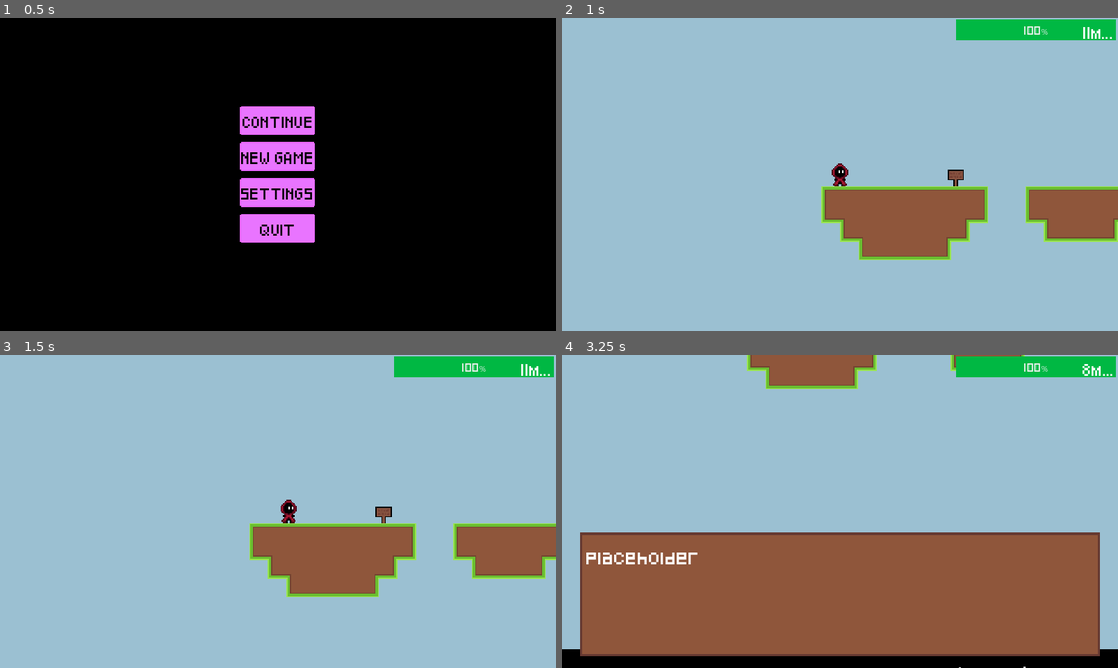
Above: before the commit, frames 1-4 (two rows, left to right).
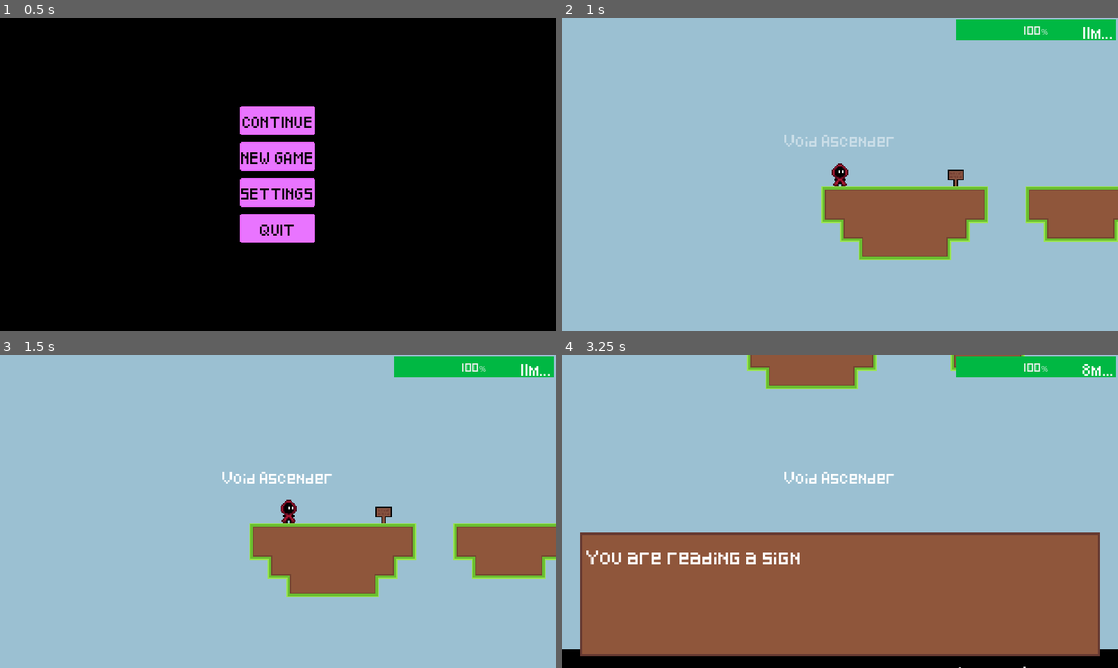
Above: after the commit, the same moments.

Repository: StormLight14/void-ascender
Game: Godot game, scene res://ui/menu/menu_ui.tscn
Same seed, same stepped clock (60 frames per second), same inputs: the game is played once before the commit and once after it.
Inputs:
- Up to frame 1 (0.5 s): no input
- Up to frame 2 (1 s): click "NEW GAME" at 0.5 s
- Up to frame 3 (1.5 s): hold D (right) from 1.28 s (still down); hold Shift (climb) from 1.28 s (still down)
- Up to frame 4 (3.25 s): tap Space (jump) at 1.52, 2.27 s; release Shift (climb) at 2.03 s; tap E (interact) at 2.1 s; release D (right) at 2.78 s; hold A (left) from 2.78 s (still down); hold Shift (climb) from 2.78 s (still down)

Frame 1 is identical in both runs. In frame 2, 0.3% of the frame differs, in the area x 40-60%, y 37-42%; in frame 3, 0.3%; in frame 4, 1.2%, in the area x 4-60%, y 37-67%.
Error before the commit: Invalid access of index '0' on a base object of type: 'Array[String]'. (res://autoloads/Global.gd:6)

Commit message:
improve level 1; fix tutorial

Diff:
--- a/level/levels/level1.tscn
+++ b/level/levels/level1.tscn
@@ -26,6 +26,12 @@
 }
 point_count = 2
 
+[sub_resource type="Curve2D" id="Curve2D_wljn6"]
+_data = {
+"points": PackedVector2Array(0, 0, 0, 0, 0, 0, 0, 0, 0, 0, 296, 0)
+}
+point_count = 2
+
 [node name="Level1" instance=ExtResource("1_yoai8")]
 
 [node name="StaticBackground" parent="ParallaxBackground" index="0"]
@@ -46,25 +52,15 @@
 rotation = -1.5708
 spawn_delay = 1.0
 
-[node name="FireballSpawner5" parent="Hazards/FireballSpawners" index="3" instance=ExtResource("3_xpchf")]
-position = Vector2(-504, -744)
-rotation = -4.71238
-spawn_delay = 1.7
-
-[node name="FireballSpawner6" parent="Hazards/FireballSpawners" index="4" instance=ExtResource("3_xpchf")]
-position = Vector2(-448, -744)
+[node name="FireballSpawner6" parent="Hazards/FireballSpawners" index="3" instance=ExtResource("3_xpchf")]
+position = Vector2(-464, -744)
 rotation = -4.71238
 spawn_delay = 2.3
 
-[node name="FireballSpawner7" parent="Hazards/FireballSpawners" index="5" instance=ExtResource("3_xpchf")]
-position = Vector2(-392, -744)
+[node name="FireballSpawner7" parent="Hazards/FireballSpawners" index="4" instance=ExtResource("3_xpchf")]
+position = Vector2(-376, -744)
 rotation = -4.71238
 spawn_delay = 1.9
-
-[node name="FireballSpawner8" parent="Hazards/FireballSpawners" index="6" instance=ExtResource("3_xpchf")]
-position = Vector2(-336, -744)
-rotation = -4.71238
-spawn_delay = 2.5
 
 [node name="Checkpoint" parent="Checkpoints" index="0" instance=ExtResource("4_xwpf0")]
 position = Vector2(79, -232)
@@ -89,6 +85,13 @@
 position = Vector2(-488, -568)
 curve = SubResource("Curve2D_wjwfc")
 
+[node name="MovingPlatform4" parent="Platforms" index="3" instance=ExtResource("7_jicih")]
+position = Vector2(-184, -568)
+curve = SubResource("Curve2D_wljn6")
+move_speed = 1000.0
+stop_mode = "reverse"
+backwards_speed_scale = 0.2
+
 [node name="BroadcastTrigger" parent="EventTriggers" index="0" instance=ExtResource("4_ocxmj")]
 position = Vector2(0, 5)
 messages = Array[String](["Level One"])
@@ -98,7 +101,7 @@
 position = Vector2(0, 5)
 
 [node name="TileMap" parent="." index="7"]
-layer_0/tile_data = PackedInt32Array(131071, 2, 0, 65536, 13 …(4803 unchanged characters)… 2012, 2, 2, -983082, 1, 0, -983081, 1, 0)
+layer_0/tile_data = PackedInt32Array(131071, 2, 0, 65536, 13 …(4803 unchanged characters)… 2012, 2, 2, -983082, 1, 0, -983081, 1, 0, -2293740, 65538, 0, -2293741, 65538, 0, -2293742, 2, 0, -2228206, 2, 2, -2228205, 65538, 2, -2228204, 65538, 2, -2228203, 65538, 2, -2293739, 65538, 0, -2293738, 65538, 0, -2228202, 65538, 2, -2228201, 65538, 2, -2228200, 65538, 2, -2228199, 131074, 2, -2293735, 131074, 0, -2293736, 65538, 0, -2293737, 65538, 0)
 
 [node name="Checkpoint" parent="." index="10" instance=ExtResource("4_xwpf0")]
 position = Vector2(-257, -588)
--- a/level/levels/tutorial.tscn
+++ b/level/levels/tutorial.tscn
@@ -4,7 +4,6 @@
 [ext_resource type="Texture2D" uid="uid://cgx8trbatcdeq" path="res://assets/backgrounds/sky_bg.png" id="2_gbcy5"]
 [ext_resource type="PackedScene" uid="uid://cvyicici3u1vt" path="res://objects/sign.tscn" id="3_0xh6f"]
 [ext_resource type="PackedScene" uid="uid://c0cblr6ryv046" path="res://event_triggers/broadcast_trigger.tscn" id="4_5mt8t"]
-
 
 [node name="Level" instance=ExtResource("1_qlds4")]
 
@@ -13,20 +12,18 @@
 
 [node name="Sign" parent="Objects" index="0" instance=ExtResource("3_0xh6f")]
 position = Vector2(100, 24)
+sign_text = "You are reading a sign."
 
 [node name="TitleTrigger" parent="EventTriggers" index="0" instance=ExtResource("4_5mt8t")]
 position = Vector2(0, 21)
-str_args = Array[String](["Void Ascender"])
-num_args = Array[float]([7.0, 4.5])
-vec2_args = Array[Vector2]([Vector2(0, -30)])
+messages = Array[String](["Void Ascender"])
+broadcast_time = 3.0
 
-[node name="Player" parent="." index="5"]
+[node name="Player" parent="." index="6"]
 position = Vector2(0, 21)
 
-[node name="TileMap" parent="." index="6"]
+[node name="TileMap" parent="." index="7"]
 layer_0/tile_data = PackedInt32Array(131076, 65538, 0, 196612, 65538, 1, 196613, 65538, 1, 196614, 262146, 0, 196615, 1 …(750 unchanged characters)…
 
-[node name="Void" parent="." index="7"]
+[node name="Void" parent="." index="8"]
 speed = 0
-
-[connection signal="body_exited" from="Objects/Sign" to="Objects/Sign" method="_on_body_exited"]
Not shown: 1 places in level/levels/level1.tscn that only renumber resources
